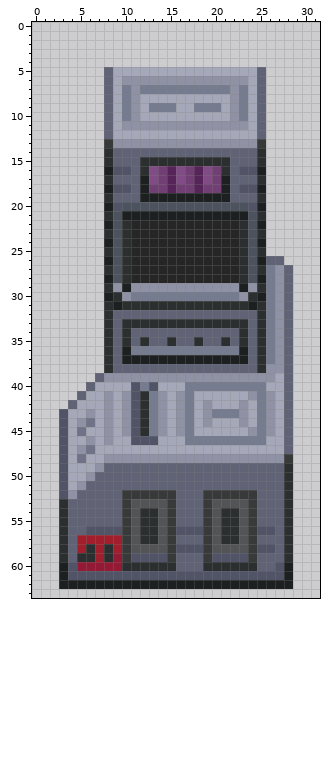
Pixel-art sprite, stored at Resources/Textures/_NF/Structures/Machines/Anomaly/mini_anomaly_generator.rsi/base.png. Above, as it was before the edit.
The file is 32x64 pixels.
After the commit:
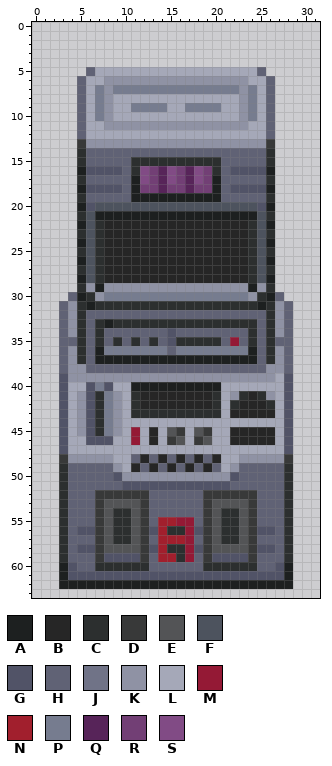
Palette (. is transparent): A #1d2020  B #262626  C #2c2f2f  D #383939  E #535456  F #4d535e  G #515367  H #606275  J #707387  K #8f92a4  L #a5a8b8  M #941935  N #a11f2d  P #767c8f  Q #572459  R #723f75  S #814b85
Edits made:
@@ x 0..31 @@
  4 ................................
- 5 ........HLLLLLLLLLLLLLLLLH......
- 6 ........HLKKKKKKKKKKKKKKLH......
- 7 ........HLPKPPPPPPPPPPKPLH......
- 8 ........HLPKLLLLLLLLLLKPLH......
- 9 ........HLPKLPPPLLPPPLKPLH......
-10 ........HLPKLLLLLLLLLLKPLH......
-11 ........HLKKKKKKKKKKKKKKLH......
-12 ........HLLLLLLLLLLLLLLLLH......
-13 ........DKKKKKKKKKKKKKKKKD......
-14 ........CHHHHHHHHHHHHHHHHC......
-15 ........CHHHCCCCCCCCCCHHHC......
-16 ........AGGHCSRQSRQSRCHGGA......
-17 ........CHHHASRQSRQSRAHHHC......
-18 ........AGGHARRQRRQRRAHGGA......
-19 ........CHHHAAAAAAAAAAHHHC......
-20 ........AGFFFFFFFFFFFFFFGA......
-21 ........CFAAAAAAAAAAAAAAFC......
-22 ........AFCBBBBBBBBBBBBCFA......
-23 ........CFCBBBBBBBBBBBBCFC......
-24 ........AFCBBBBBBBBBBBBCFA......
-25 ........CFCBBBBBBBBBBBBCFC......
-26 ........AFCBBBBBBBBBBBBCFAHH....
-27 ........CFCBBBBBBBBBBBBCFCPKH...
-28 ........AFCBBBBBBBBBBBBCFAPKH...
-29 ........CKAKKKKKKKKKKKKAKCPKH...
-30 ........ACKPPPPPPPPPPPPKCAPKH...
-31 ........CACCCCCCCCCCCCCCACPKH...
-32 ........CHHHHHHHHHHHHHHHHCPKH...
-33 ........CHCCCCCCCCCCCCCCHCPKH...
-34 ........CHCHHHHHHHHHHHHCHCPKH...
-35 ........CHCHCHHCHHCHHCHCHCPKH...
-36 ........CHAPPPPPPPPPPPPAHCPKH...
-37 ........CHAAAAAAAAAAAAAAHCPKH...
-38 ........CHHHHHHHHHHHHHHHHCKKH...
-39 .......HKKKKKKKKKKKKKKKKKKKLH...
-40 ......HLLLLGPGLLLPPPPPPPPPLLH...
-41 .....HLLKLKGCPKLKPLLLLLLKPKLH...
-42 ....HLLLKLKGCPKLKPLKLLLKLPKLH...
-43 ...GLLKLKLKGCPKLKPLKPPPKLPKLH...
-44 ...GLKJLKLKGCPKLKPLKLLLKLPKLH...
-45 ...GLJLLKLKGCPKLKPLLLLLLKPKLH...
-46 ...GLLKLKLLGGGLLLPPPPPPPPPLLH...
-47 ...GLKJLLLLLLLLLLLLLLLLLLLLLH...
-48 ...GLJLLKKKKKKKKKKKKKKKKKKKKD...
-49 ...GLLLKHHHHHHHHHHHHHHHHHHHHC...
-50 ...GLLKHHHHHHHHHHHHHHHHHHHHHC...
-51 ...GLKHHHHHHHHHHHHHHHHHHHHHHC...
-52 ...GKHHHHHDDDDDDHHHDDDDDDHHHC...
-53 ...CHHHHHHDEEEEDHHHDEEEEDHHHC...
-54 ...CHHHHHHDECCEDHHHDECCEDHHHC...
-55 ...CHHHHHHDECCEDHHHDECCEDHHHC...
-56 ...CHHGGGGDECCEDGGGDECCEDGGHC...
-57 ...CHNNNNNDECCEDHHHDECCEDHHHC...
-58 ...CHNCNCNDEEEEDGGGDEEEEDGGHC...
-59 ...CHCCNCMDGGGGDHHHDGGGGDHHHC...
-60 ...AGMMMMMCCCCCCHHHCCCCCCHHGA...
+ 5 ......HLLLLLLLLLLLLLLLLLLH......
+ 6 .....HLLKKKKKKKKKKKKKKKKLLH.....
+ 7 .....HLPKPPPPPPPPPPPPPPKPLH.....
+ 8 .....HLPKLLLLLLLLLLLLLLKPLH.....
+ 9 .....HLPKLLPPPPLLPPPPLLKPLH.....
+10 .....HLPKLLLLLLLLLLLLLLKPLH.....
+11 .....HLLKKKKKKKKKKKKKKKKLLH.....
+12 .....HLLLLLLLLLLLLLLLLLLLLH.....
+13 .....DKKKKKKKKKKKKKKKKKKKKD.....
+14 .....CHHHHHHHHHHHHHHHHHHHHC.....
+15 .....CHHHHHCCCCCCCCCCHHHHHC.....
+16 .....AGGGGHCSRQSRQSRCHGGGGA.....
+17 .....CHHHHHASRQSRQSRAHHHHHC.....
+18 .....AGGGGHARRQRRQRRAHGGGGA.....
+19 .....CHHHHHAAAAAAAAAAHHHHHC.....
+20 .....AGFFFFFFFFFFFFFFFFFFGA.....
+21 .....CFAAAAAAAAAAAAAAAAAAFC.....
+22 .....AFCBBBBBBBBBBBBBBBBCFA.....
+23 .....CFCBBBBBBBBBBBBBBBBCFC.....
+24 .....AFCBBBBBBBBBBBBBBBBCFA.....
+25 .....CFCBBBBBBBBBBBBBBBBCFC.....
+26 .....AFCBBBBBBBBBBBBBBBBCFA.....
+27 .....CFCBBBBBBBBBBBBBBBBCFC.....
+28 .....AFCBBBBBBBBBBBBBBBBCFA.....
+29 .....CKAKKKKKKKKKKKKKKKKAKC.....
+30 ....HACKPPPPPPPPPPPPPPPPKCAH....
+31 ...HKCACCCCCCCCCCCCCCCCCCACKH...
+32 ...HKCHHHHHHHHHHHHHHHHHHHHCKH...
+33 ...HKCHCACCCCCCCCCCCCCCCCHCKH...
+34 ...HKCHCHHHHHHHGHHHHHHHHCHCKH...
+35 ...HHCHCHCHCHCHGCCCCCHMHCHCHH...
+36 ...HKCHAPPPPPPPHPPPPPPPPAHCKH...
+37 ...HKCHAAAAAAAAAAAAAAAAAAHCKH...
+38 ...HKKHHHHHHHHHHHHHHHHHHHHKKH...
+39 ...GKKKKKKKKKKKKKKKKKKKKKKKLG...
+40 ...GLLGPGLLAAAAAAAAAALLLLLLLG...
+41 ...GLKGCPKLCBBBBBBBBCLKCBCKLG...
+42 ...GLKGCPKLCBBBBBBBBCLCBBBCLG...
+43 ...GLKGCPKLCCCCCCCCCCLBBBBBLG...
+44 ...GLKGCPKLLLLLLLLLLLLLLLLLLG...
+45 ...GLKGCPKLMLBLEDLEDLLBBBBBLG...
+46 ...GLLGGGLLMLBLDELDELLBBBBBLG...
+47 ...GLLLLLLLLLLLLLLLLLLLLLLLLG...
+48 ...DKKKKKLLHBHBHBHBHBLLKKKKKD...
+49 ...CHHHHHKLBHBHBHBHBHLKHHHHHC...
+50 ...CHHHHHGKKKKKKKKKKKKGHHHHHC...
+51 ...CHHHHHHGGGGGGGGGGGGHHHHHHC...
+52 ...CHHHDDDDDDHHHHHHDDDDDDHHHC...
+53 ...CHHHDEEEEDHHHHHHDEEEEDHHHC...
+54 ...CHHHDECCEDHHHHHHDECCEDHHHC...
+55 ...CHHHDECCEDHNNMMHDECCEDHHHC...
+56 ...CHGGDECCEDGNCCMGDECCEDGGHC...
+57 ...CHHHDECCEDHNNNMHDECCEDHHHC...
+58 ...CHGGDEEEEDGNCCMGDEEEEDGGHC...
+59 ...CHHHDGGGGDHNNCMHDGGGGDHHHC...
+60 ...AGHHCCCCCCHHHHHHCCCCCCHHGA...
 61 ...AGGGGGGGGGGGGGGGGGGGGGGGGA...
Changed places in both pictures, as pixel boxes (x1, y1, x2, y2):
changed: (59, 67, 293, 571)
